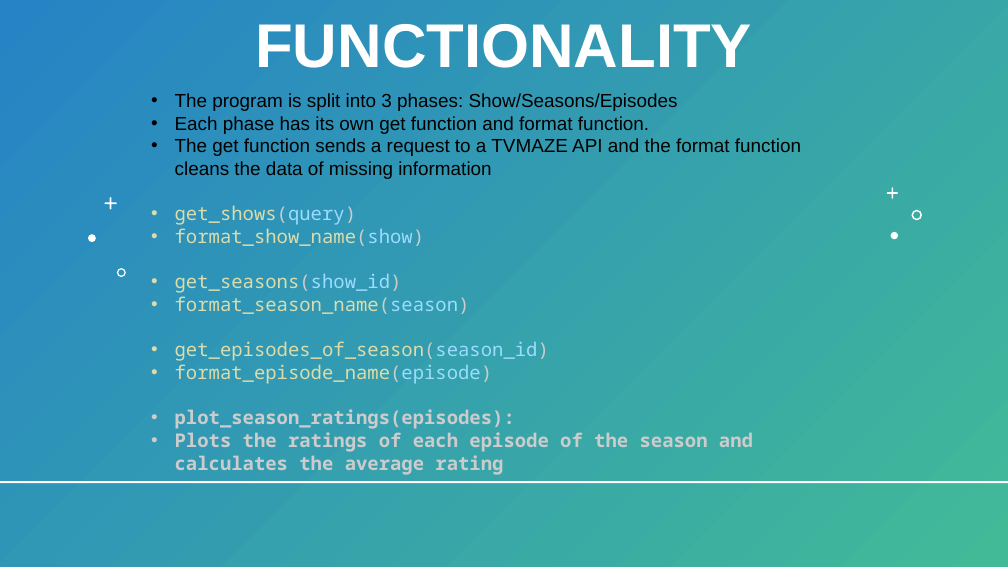
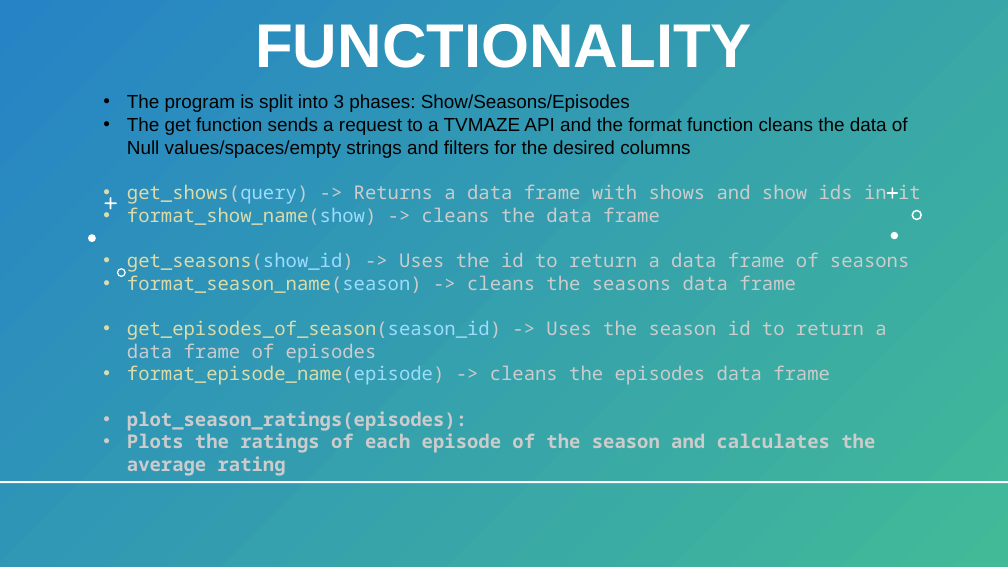
Before and after one commit to BaldeepDhada/API-Shows, a slide deck: slide 3 of 534-Slides.pptx. Drawn at 1008x567 pixels with LibreOffice and Linux fonts; fonts in the diff are those of the drawing. Boxes give left, top, right and bottom in pixels: in the first picture for what was removed or moved away, otherwise in the second. Text is boxed around its words. In the diff, an @@ line names an element or a change of style, - is before the commit and + after.

Commit message:
formatted user input string

```diff
--- a/534-Slides.pptx
+++ b/534-Slides.pptx
@@ text "The program is split into ...": place and size @@
-text "The program is split into ..." at [175, 93, 801, 475]
+text "The program is split into ..." at [127, 94, 921, 476]
@@ text at [127, 117, 921, 385]: text changed; text colour #000000 to #CCCCCC @@
-• Each phase has its own get function and format function.
-• The get function sends a request to a TVMAZE API and the format function cleans the data of missing information
-• get_shows(query)
-• format_show_name(show)
-• get_seasons(show_id)
-• format_season_name(season)
-• get_episodes_of_season(season_id)
-• format_episode_name(episode)
+• The get function sends a request to a TVMAZE API and the format function cleans the data of Null values/spaces/empty strings and filters for the desired columns
+• get_shows(query) -> Returns a data frame with shows and show ids in it
+• format_show_name(show) -> cleans the data frame
+• get_seasons(show_id) -> Uses the id to return a data frame of seasons
+• format_season_name(season) -> cleans the seasons data frame
+• get_episodes_of_season(season_id) -> Uses the season id to return a data frame of episodes
+• format_episode_name(episode) -> cleans the episodes data frame
```
Also in this commit, not shown: 2 other slides changed, 3 other files.
